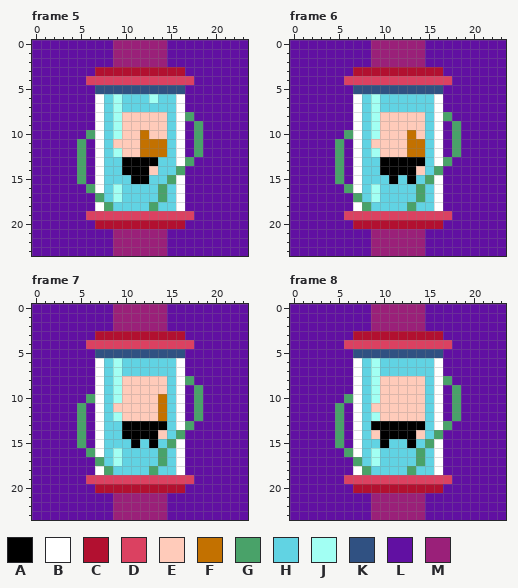
A pixel-art file gets an edit: aseprite/jc/rotating.aseprite. The picture above is the old version.
24x24 pixels, 16 frames. Shown: frame 5, frame 6, frame 7, frame 8. The commit also changed other frames, which this record leaves out.
Visible layers, top first: "cables", "brightness", "bubbles", "jc", "glass", "bg".
Palette (. is transparent): A #000000  B #ffffff  C #b21030  D #db4161  E #ffcbba  F #c37100  G #49a269  H #61d3e3  J #a2fff3  K #305182  L #6110a2  M #9a2079
Pixels before, frame 5, first column x 0:
 0 LLLLLLLLLMMMMMMLLLLLLLLL
 1 LLLLLLLLLMMMMMMLLLLLLLLL
 2 LLLLLLLLLMMMMMMLLLLLLLLL
 3 LLLLLLLCCCCCCCCCCLLLLLLL
 4 LLLLLLDDDDDDDDDDDDLLLLLL
 5 LLLLLLLKKKKKKKKKKLLLLLLL
 6 LLLLLLLBHJHHHJHHBLLLLLLL
 7 LLLLLLLBHJHHHHHHBLLLLLLL
 8 LLLLLLLBHJEEEEEHBGLLLLLL
 9 LLLLLLLBHJEEEEEHBLGLLLLL
10 LLLLLLGBHJEEFEEHBLGLLLLL
11 LLLLLGLBHEEEFFFHBLGLLLLL
12 LLLLLGLBHJEEFFFHBLGLLLLL
13 LLLLLGLBHHAAAAHHBGLLLLLL
14 LLLLLGLBHHAAAEHHGLLLLLLL
15 LLLLLGLBHHHAAHHGBLLLLLLL
16 LLLLLLGBHJHHHHGHBLLLLLLL
17 LLLLLLLGHJHHHHGHBLLLLLLL
18 LLLLLLLBGHHHHGHHBLLLLLLL
19 LLLLLLDDDDDDDDDDDDLLLLLL
20 LLLLLLLCCCCCCCCCCLLLLLLL
21 LLLLLLLLLMMMMMMLLLLLLLLL
22 LLLLLLLLLMMMMMMLLLLLLLLL
23 LLLLLLLLLMMMMMMLLLLLLLLL
Pixels before, frame 6, first column x 0:
 0 LLLLLLLLLMMMMMMLLLLLLLLL
 1 LLLLLLLLLMMMMMMLLLLLLLLL
 2 LLLLLLLLLMMMMMMLLLLLLLLL
 3 LLLLLLLCCCCCCCCCCLLLLLLL
 4 LLLLLLDDDDDDDDDDDDLLLLLL
 5 LLLLLLLKKKKKKKKKKLLLLLLL
 6 LLLLLLLBHJHHHHHHBLLLLLLL
 7 LLLLLLLBHJHHHHHHBLLLLLLL
 8 LLLLLLLBHJEEEEEHBGLLLLLL
 9 LLLLLLLBHJEEEEEHBLGLLLLL
10 LLLLLLGBHJEEEFEHBLGLLLLL
11 LLLLLGLBHEEEEFFHBLGLLLLL
12 LLLLLGLBHJEEEFFHBLGLLLLL
13 LLLLLGLBHHAAAAAHBGLLLLLL
14 LLLLLGLBHHAAAAEHGLLLLLLL
15 LLLLLGLBHHHAHAHGBLLLLLLL
16 LLLLLLGBHJHHHHGHBLLLLLLL
17 LLLLLLLGHJHHHHGHBLLLLLLL
18 LLLLLLLBGHHHHGHHBLLLLLLL
19 LLLLLLDDDDDDDDDDDDLLLLLL
20 LLLLLLLCCCCCCCCCCLLLLLLL
21 LLLLLLLLLMMMMMMLLLLLLLLL
22 LLLLLLLLLMMMMMMLLLLLLLLL
23 LLLLLLLLLMMMMMMLLLLLLLLL
Pixels before, frame 7, first column x 0:
 0 LLLLLLLLLMMMMMMLLLLLLLLL
 1 LLLLLLLLLMMMMMMLLLLLLLLL
 2 LLLLLLLLLMMMMMMLLLLLLLLL
 3 LLLLLLLCCCCCCCCCCLLLLLLL
 4 LLLLLLDDDDDDDDDDDDLLLLLL
 5 LLLLLLLKKKKKKKKKKLLLLLLL
 6 LLLLLLLBHJHHHHHHBLLLLLLL
 7 LLLLLLLBHJHHHHHHBLLLLLLL
 8 LLLLLLLBHJEEEEEHBGLLLLLL
 9 LLLLLLLBHJEEEEEHBLGLLLLL
10 LLLLLLGBHJEEEEFHBLGLLLLL
11 LLLLLGLBHEEEEEFHBLGLLLLL
12 LLLLLGLBHJEEEEFHBLGLLLLL
13 LLLLLGLBHHAAAAAHBGLLLLLL
14 LLLLLGLBHHAAAAEHGLLLLLLL
15 LLLLLGLBHHHAHAHGBLLLLLLL
16 LLLLLLGBHJHHHHGHBLLLLLLL
17 LLLLLLLGHJHHHHGHBLLLLLLL
18 LLLLLLLBGHHHHGHHBLLLLLLL
19 LLLLLLDDDDDDDDDDDDLLLLLL
20 LLLLLLLCCCCCCCCCCLLLLLLL
21 LLLLLLLLLMMMMMMLLLLLLLLL
22 LLLLLLLLLMMMMMMLLLLLLLLL
23 LLLLLLLLLMMMMMMLLLLLLLLL
Pixels before, frame 8, first column x 0:
 0 LLLLLLLLLMMMMMMLLLLLLLLL
 1 LLLLLLLLLMMMMMMLLLLLLLLL
 2 LLLLLLLLLMMMMMMLLLLLLLLL
 3 LLLLLLLCCCCCCCCCCLLLLLLL
 4 LLLLLLDDDDDDDDDDDDLLLLLL
 5 LLLLLLLKKKKKKKKKKLLLLLLL
 6 LLLLLLLBHJHHHHHHBLLLLLLL
 7 LLLLLLLBHJHHHHHHBLLLLLLL
 8 LLLLLLLBHJEEEEEHBGLLLLLL
 9 LLLLLLLBHJEEEEEHBLGLLLLL
10 LLLLLLGBHJEEEEEHBLGLLLLL
11 LLLLLGLBHEEEEEEHBLGLLLLL
12 LLLLLGLBHJEEEEEHBLGLLLLL
13 LLLLLGLBHAAAAAAHBGLLLLLL
14 LLLLLGLBHEAAAAEHGLLLLLLL
15 LLLLLGLBHHAHHAHGBLLLLLLL
16 LLLLLLGBHJHHHHGHBLLLLLLL
17 LLLLLLLGHJHHHHGHBLLLLLLL
18 LLLLLLLBGHHHHGHHBLLLLLLL
19 LLLLLLDDDDDDDDDDDDLLLLLL
20 LLLLLLLCCCCCCCCCCLLLLLLL
21 LLLLLLLLLMMMMMMLLLLLLLLL
22 LLLLLLLLLMMMMMMLLLLLLLLL
23 LLLLLLLLLMMMMMMLLLLLLLLL
New version:
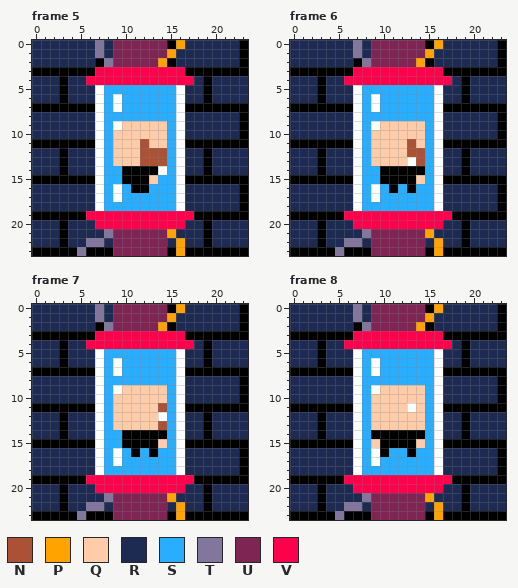
Colours new in this view: N #ab5236  P #ffa300  Q #ffccaa  R #1d2b53  S #29adff  T #83769c  U #7e2553  V #ff004d
Changes in this commit:
Changed rows in their new state; - is an unchanged pixel.
Frame 5:
first column x 0:
 0 RRRRRRRTRUUUUUUAPRRRRRRA
 1 RRRRRRRTRUUUUUUPRRRRRRRA
 2 RRRRRRRATUUUUUPARRRRRRRA
 3 AAAAAAAVVVVVVVVVVAAAAAAA
 4 RRRARRVVVVVVVVVVVVRARRRR
 5 RRRARRRBSSSSSSSSBRRARRRR
 6 RRRARRR-SBSSSSSS-RRARRRR
 7 AAAAAAA-SBSSSSSS-AAAAAAA
 8 RRRRRRR-SSSSSSSS-RRRRRRA
 9 RRRRRRR-SBQQQQQS-RRRRRRA
10 RRRRRRR-SQQQQQQS-RRRRRRA
11 AAAAAAA-SQQQNQQS-AAAAAAA
12 RRRARRR-SQQQNNNS-RRARRRR
13 RRRARRR-SQQQNNNS-RRARRRR
14 RRRARRR-SS---ABSBRRARRRR
15 AAAAAAA-SSA--QSS-AAAAAAA
16 RRRRRRR-SBSAASSS-RRRRRRA
17 RRRRRRRBSBSSSSSS-RRRRRRA
18 RRRRRRR-SSSSSSSS-RRRRRRA
19 AAAAAAVVVVVVVVVVVVAAAAAA
20 RRRARRRVVVVVVVVVVRRARRRR
21 RRRARRRRTUUUUUUPRRRARRRR
22 RRRARRTTRUUUUUURPRRARRRR
23 AAAAATAAAUUUUUUAPAAAAAAA
Frame 6:
first column x 0:
 0 RRRRRRRTRUUUUUUAPRRRRRRA
 1 RRRRRRRTRUUUUUUPRRRRRRRA
 2 RRRRRRRATUUUUUPARRRRRRRA
 3 AAAAAAAVVVVVVVVVVAAAAAAA
 4 RRRARRVVVVVVVVVVVVRARRRR
 5 RRRARRRBSSSSSSSSBRRARRRR
 6 RRRARRR-SBSSSSSS-RRARRRR
 7 AAAAAAA-SBSSSSSS-AAAAAAA
 8 RRRRRRR-SSSSSSSS-RRRRRRA
 9 RRRRRRR-SBQQQQQS-RRRRRRA
10 RRRRRRR-SQQQQQQS-RRRRRRA
11 AAAAAAA-SQQQQNQS-AAAAAAA
12 RRRARRR-SQQQQNNS-RRARRRR
13 RRRARRR-SQQQQBNS-RRARRRR
14 RRRARRR-SS----ASBRRARRRR
15 AAAAAAA-SSA-A-QS-AAAAAAA
16 RRRRRRR-SBSASASS-RRRRRRA
17 RRRRRRRBSBSSSSSS-RRRRRRA
18 RRRRRRR-SSSSSSSS-RRRRRRA
19 AAAAAAVVVVVVVVVVVVAAAAAA
20 RRRARRRVVVVVVVVVVRRARRRR
21 RRRARRRRTUUUUUUPRRRARRRR
22 RRRARRTTRUUUUUURPRRARRRR
23 AAAAATAAAUUUUUUAPAAAAAAA
Frame 7:
first column x 0:
 0 RRRRRRRTRUUUUUUAPRRRRRRA
 1 RRRRRRRTRUUUUUUPRRRRRRRA
 2 RRRRRRRATUUUUUPARRRRRRRA
 3 AAAAAAAVVVVVVVVVVAAAAAAA
 4 RRRARRVVVVVVVVVVVVRARRRR
 5 RRRARRRBSSSSSSSSBRRARRRR
 6 RRRARRR-SBSSSSSS-RRARRRR
 7 AAAAAAA-SBSSSSSS-AAAAAAA
 8 RRRRRRR-SSSSSSSS-RRRRRRA
 9 RRRRRRR-SBQQQQQS-RRRRRRA
10 RRRRRRR-SQQQQQQS-RRRRRRA
11 AAAAAAA-SQQQQQNS-AAAAAAA
12 RRRARRR-SQQQQQBS-RRARRRR
13 RRRARRR-SQQQQQNS-RRARRRR
14 RRRARRR-SS----ASBRRARRRR
15 AAAAAAA-SSA-A-QS-AAAAAAA
16 RRRRRRR-SBSASASS-RRRRRRA
17 RRRRRRRBSBSSSSSS-RRRRRRA
18 RRRRRRR-SSSSSSSS-RRRRRRA
19 AAAAAAVVVVVVVVVVVVAAAAAA
20 RRRARRRVVVVVVVVVVRRARRRR
21 RRRARRRRTUUUUUUPRRRARRRR
22 RRRARRTTRUUUUUURPRRARRRR
23 AAAAATAAAUUUUUUAPAAAAAAA
Frame 8:
first column x 0:
 0 RRRRRRRTRUUUUUUAPRRRRRRA
 1 RRRRRRRTRUUUUUUPRRRRRRRA
 2 RRRRRRRATUUUUUPARRRRRRRA
 3 AAAAAAAVVVVVVVVVVAAAAAAA
 4 RRRARRVVVVVVVVVVVVRARRRR
 5 RRRARRRBSSSSSSSSBRRARRRR
 6 RRRARRR-SBSSSSSS-RRARRRR
 7 AAAAAAA-SBSSSSSS-AAAAAAA
 8 RRRRRRR-SSSSSSSS-RRRRRRA
 9 RRRRRRR-SBQQQQQS-RRRRRRA
10 RRRRRRR-SQQQQQQS-RRRRRRA
11 AAAAAAA-SQQQQBQS-AAAAAAA
12 RRRARRR-SQQQQQQS-RRARRRR
13 RRRARRR-SQQQQQQS-RRARRRR
14 RRRARRR-SA----ASBRRARRRR
15 AAAAAAA-SQ-AA-QS-AAAAAAA
16 RRRRRRR-SBASSASS-RRRRRRA
17 RRRRRRRBSBSSSSSS-RRRRRRA
18 RRRRRRR-SSSSSSSS-RRRRRRA
19 AAAAAAVVVVVVVVVVVVAAAAAA
20 RRRARRRVVVVVVVVVVRRARRRR
21 RRRARRRRTUUUUUUPRRRARRRR
22 RRRARRTTRUUUUUURPRRARRRR
23 AAAAATAAAUUUUUUAPAAAAAAA
Pixel boxes of the changes (left, top, right, bottom) in both pictures:
changed: (32, 40, 248, 256)
changed: (290, 40, 506, 256)
changed: (32, 304, 248, 520)
changed: (290, 304, 506, 520)
